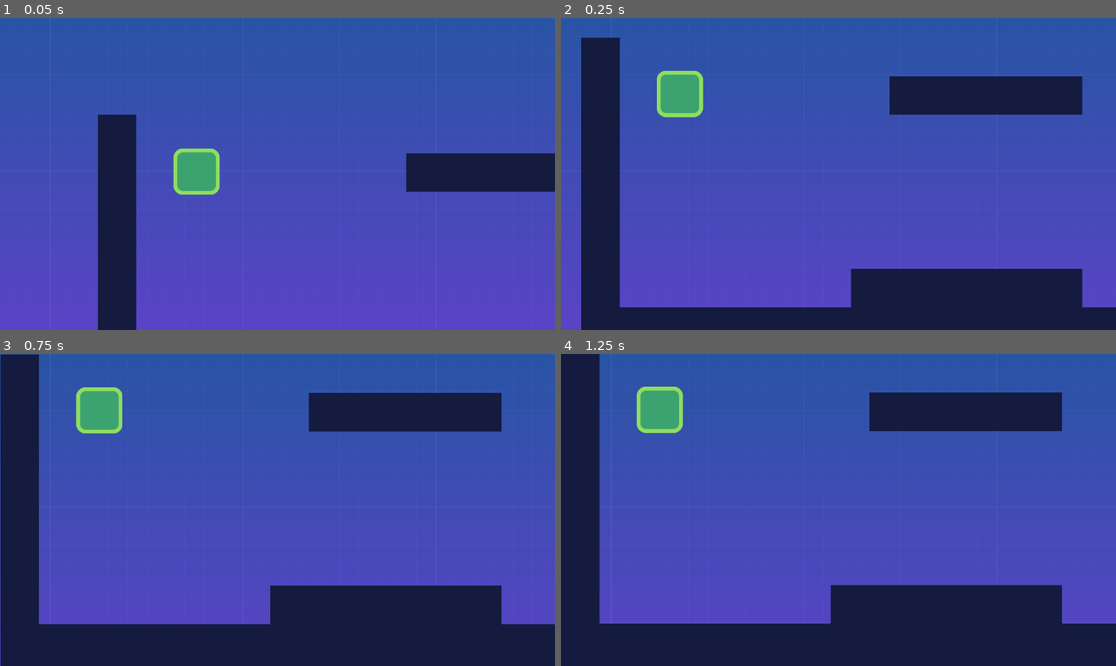
Above: before the commit, frames 1-4 (two rows, left to right).
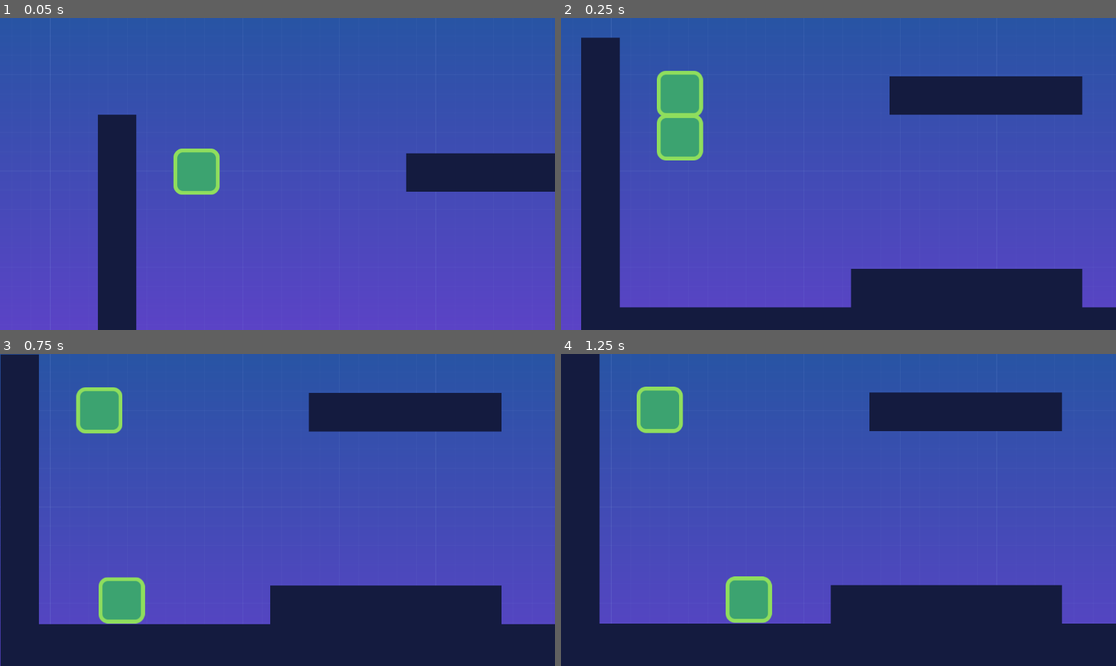
Above: after the commit, the same moments.

Repository: anatolbogun/godot-smoother-node-test-scene
Game: Godot game, scene res://src/Levels/level_template.tscn
Same seed, same stepped clock (60 frames per second), same inputs: the game is played once before the commit and once after it.
Inputs:
- Up to frame 1 (0.05 s): no input
- Up to frame 2 (0.25 s): no input
- Up to frame 3 (0.75 s): hold D (move_right) from 0.53 s (still down)
- Up to frame 4 (1.25 s): keep holding D (move_right); tap A (jump) at 0.77 s

Frame 1 is identical in both runs. In frame 2, 1.1% of the frame differs, in the area x 17-26%, y 16-46%; in frame 3, 1.2%, in the area x 13-27%, y 10-87%; in frame 4, 1.2%.

Commit message:
clean up; added comments

Diff:
--- a/src/Levels/smoother.gd
+++ b/src/Levels/smoother.gd
@@ -1,34 +1,43 @@
 extends Node
 
 # NOTE:
-# - For this to work this node must be at the bottom of the scene tree! Hence
+# - For this to work this node must be at the bottom of the scene tree. Hence
 #   owner.move_child(self, -1)
-
-var target_positions := {}
-var origin_positions := {}
-var print = 3
-
-func _process(_delta: float) -> void:
-#   # if the following code was in a Node2D instance this would work in combination with setting the position in _physics_process
-#	position = previous_physics_position + velocity * get_physics_process_delta_time() * Engine.get_physics_interpolation_fraction()
-
-	for child in _get_relevant_children():
-		if origin_positions.has(child) && target_positions.has(child): # clean this up later, maybe not all checks are needed
-			# probably also need to filter children by position and velocity properties or handle this differently if they don't exist
-			child.position = origin_positions[child].lerp(target_positions[child], Engine.get_physics_interpolation_fraction())
-#			child.position = origin_positions[child] + child.velocity * get_physics_process_delta_time() * Engine.get_physics_interpolation_fraction()
-#			child.position = origin_positions[child] + child.velocity * get_physics_process_delta_time() * Engine.get_physics_interpolation_fraction() + (target_positions[child] - origin_positions[child])
-
-			if child.name == "Player" && print > 0:
-				print("position interpolation: ", child.position, " ", Engine.get_physics_interpolation_fraction())
-
-func _physics_process(_delta: float) -> void:
-#   # if the following code was in a Node2D instance this would work in combination with setting the position in _process
-#	position = previous_physics_position
+# - manual way in each physics object:
+#   # _process
+#   position = previous_physics_position + velocity * get_physics_process_delta_time() * Engine.get_physics_interpolation_fraction()
+#   # _physics_process
+#   position = previous_physics_position
 #	move_and_slide()
 #	previous_physics_position = position
 
+# TO DO:
+# - running a smoothed and not smoothed plyer sprite simultaneously shows that the
+#   smoothed one is slightly slower (maybe need to take delta time into account)?
+# - this node needs export vars such as recursive (currently recursive isn't even supported),
+#   include or exclude specific nodes
+# - it may make more sense to use parent instead of owner so that it can be applied
+#   just on a specific node in a node tree, not only on the tree root
+# - may need something similar for rotations, etc. and export vars to include these properties;
+#   need to check what is potentially affected by _physics_process
+
+var origin_positions := {}
+var target_positions := {}
+
+
+func _ready() -> void:
+	print(owner)
 	# move this node to the bottom of the scene tree so that it is called after all other _physics_processes have been completed
+	owner.move_child(self, -1)
+
+
+func _process(_delta: float) -> void:
+	for child in _get_relevant_children():
+		if origin_positions.has(child) && target_positions.has(child): # clean this up later, maybe not all checks are needed
+			child.position = origin_positions[child].lerp(target_positions[child], Engine.get_physics_interpolation_fraction())
+#
+
+func _physics_process(_delta: float) -> void:
 	owner.move_child(self, -1)
 
 	for child in _get_relevant_children():
@@ -42,16 +51,9 @@
 			target_positions[child] = child.position
 			child.position = origin_positions[child]
 
-			if child.name == "Player" &&  print > 0:
-				print("+++++ _physics_process +++++")
-				print("position:               ", child.position)
-				print("origin_positions:       ", origin_positions[child])
-				print("target_positions:       ", target_positions[child])
-				print -= 1
-
 
 # scene children that ignore any nodes that don't have a _physics_process overwrite
 func _get_relevant_children() -> Array[Node]:
 	return owner.get_children().filter( func (child):
-		return child != self && child.has_method("_physics_process")
+		return child != self && child.has_method("_physics_process") && child.name != "Player2"
 	)
